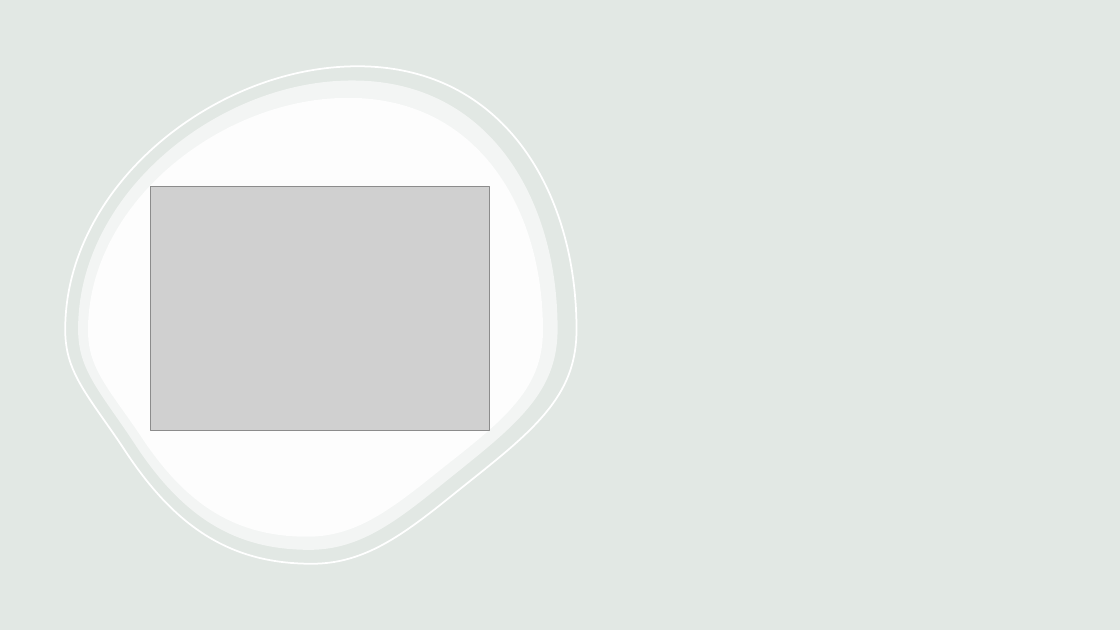
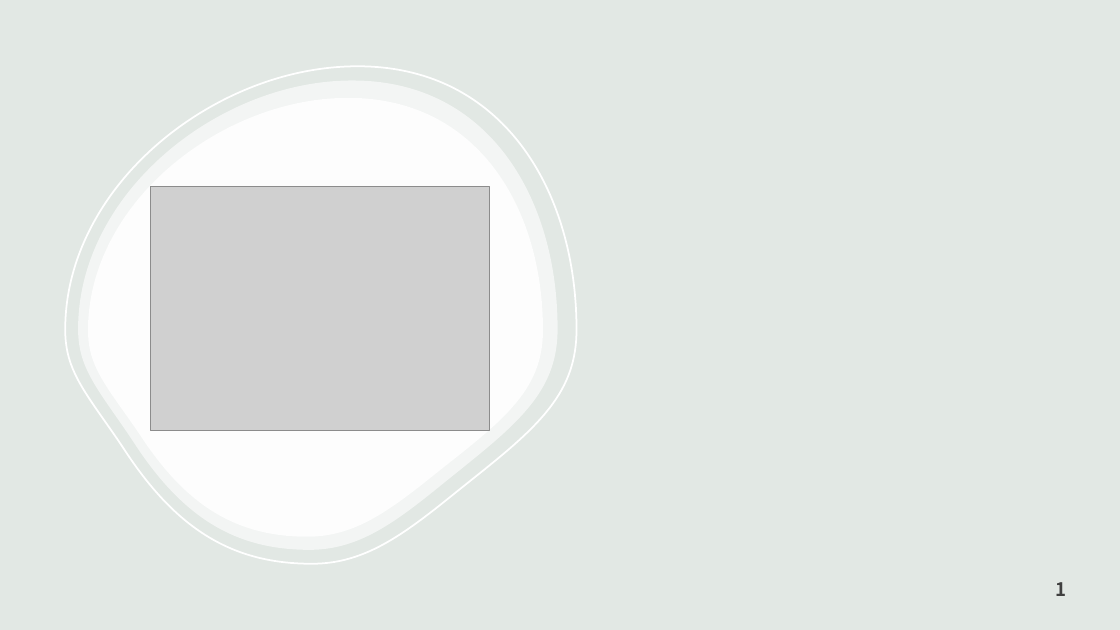
Before and after one commit to Pierre-Portfolio/GamesComparator, a slide deck: slide 1 of Rapport/webscrapping.pptx. Drawn at 1120x630 pixels with LibreOffice and Linux fonts; fonts in the diff are those of the drawing; grey boxes stand for pictures; background and template pictures are left out. Boxes give left, top, right and bottom in pixels: in the first picture for what was removed or moved away, otherwise in the second. Text is boxed around its words. In the diff, an @@ line names an element or a change of style, - is before the commit and + after.

```diff
--- a/Rapport/webscrapping.pptx
+++ b/Rapport/webscrapping.pptx
@@ page number added at (1055, 582, 1066, 596), 16 pt, text #404040, bold @@
+1
```
Also in this commit, not shown: 5 other slides changed, 3 slides added.
